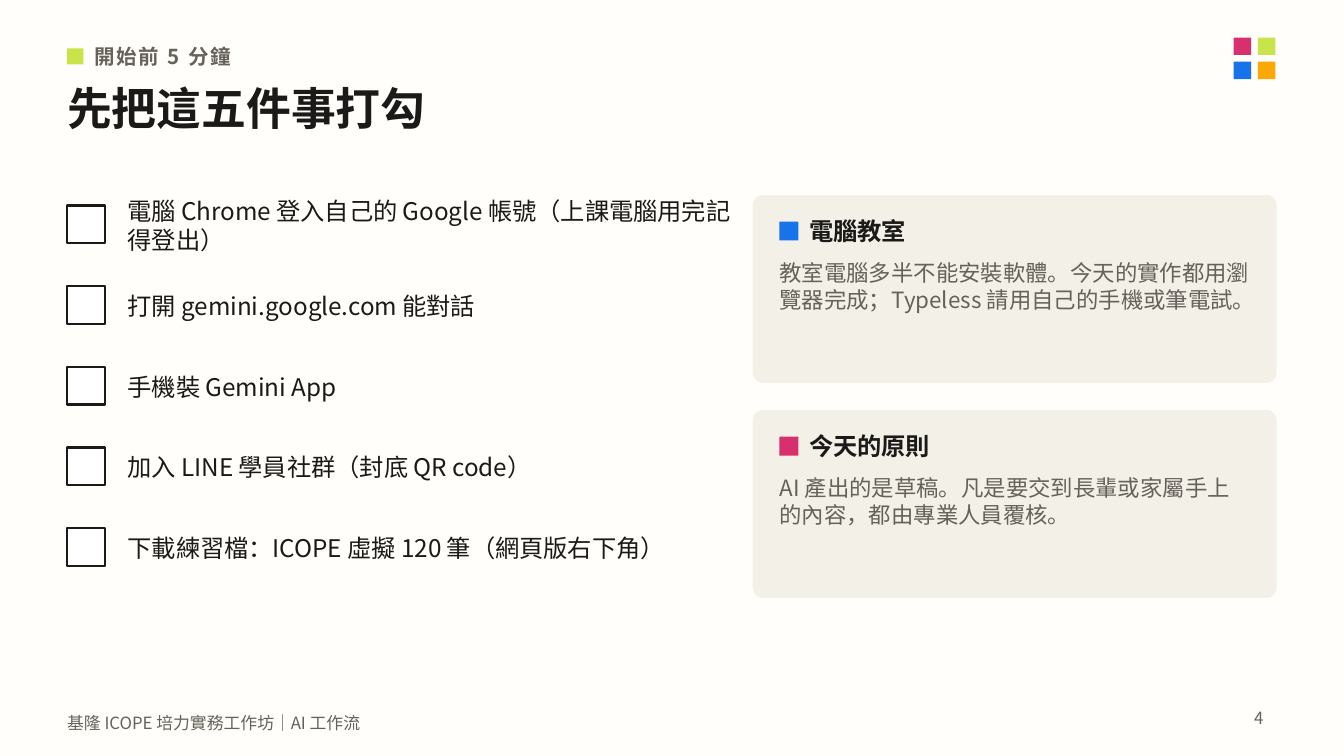
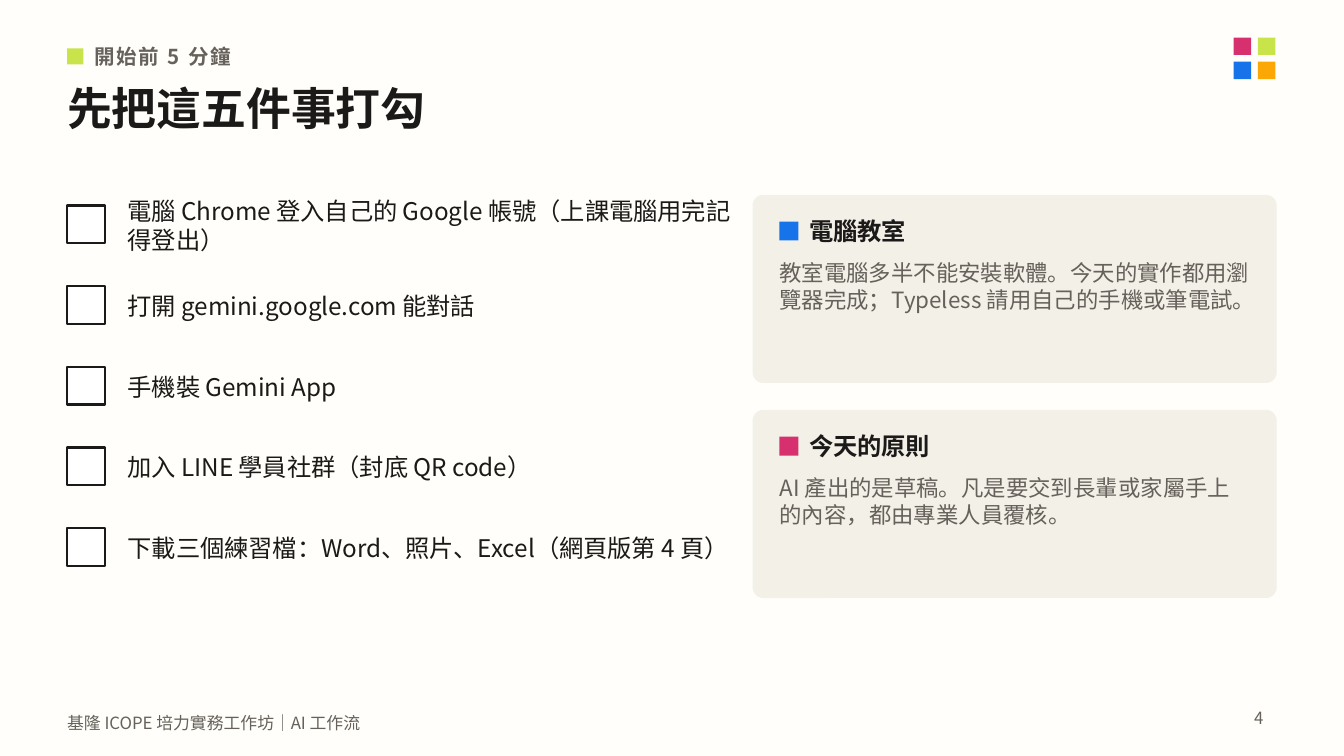
Before and after one commit to mattsue1003/keelung-icope-ai, a slide deck: slide 4 of 基隆ICOPE_AI工作坊_講義.pptx. Drawn at 1344x756 pixels with LibreOffice and Linux fonts; fonts in the diff are those of the drawing. Boxes give left, top, right and bottom in pixels: in the first picture for what was removed or moved away, otherwise in the second. Text is boxed around its words. In the diff, an @@ line names an element or a change of style, - is before the commit and + after.

```diff
--- a/基隆ICOPE_AI工作坊_講義.pptx
+++ b/基隆ICOPE_AI工作坊_講義.pptx
@@ text at (128, 536, 728, 559): text changed @@
-下載練習檔：ICOPE 虛擬 120 筆（網頁版右下角）
+下載三個練習檔：Word、照片、Excel（網頁版第 4 頁）
```
Also in this commit, not shown: 7 other slides changed, 6 slides added, 20 other files.
